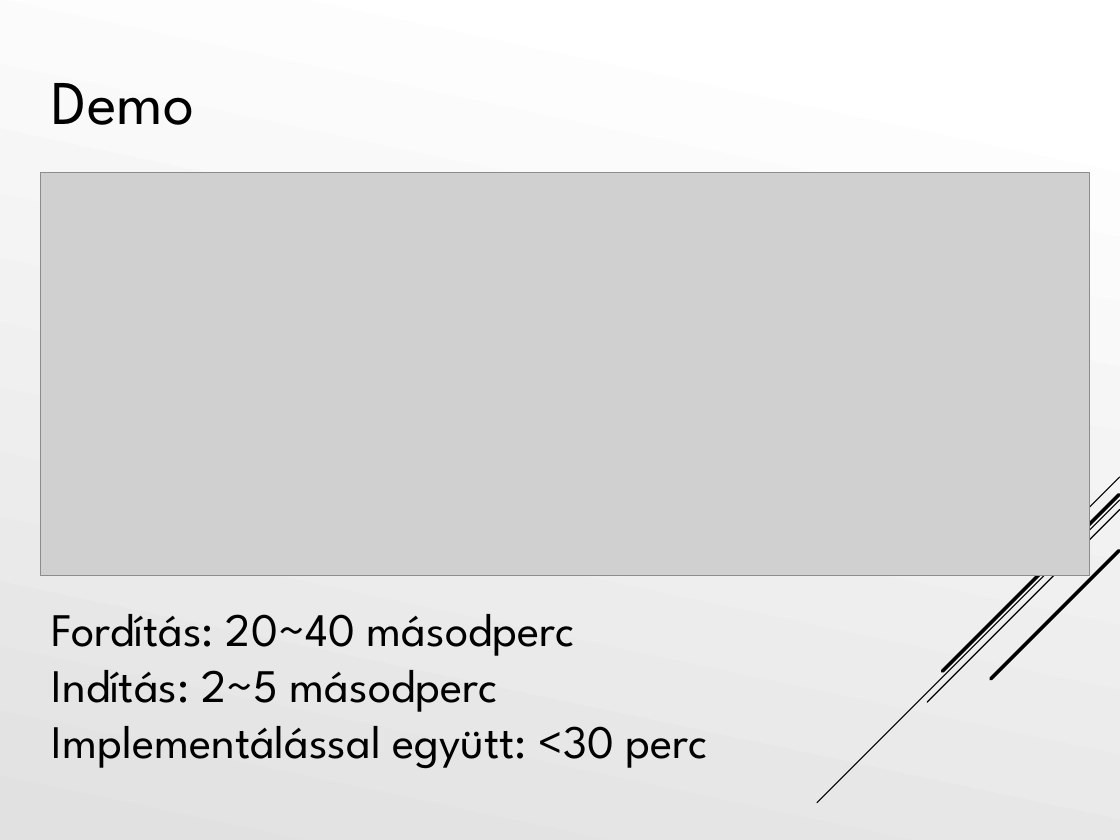
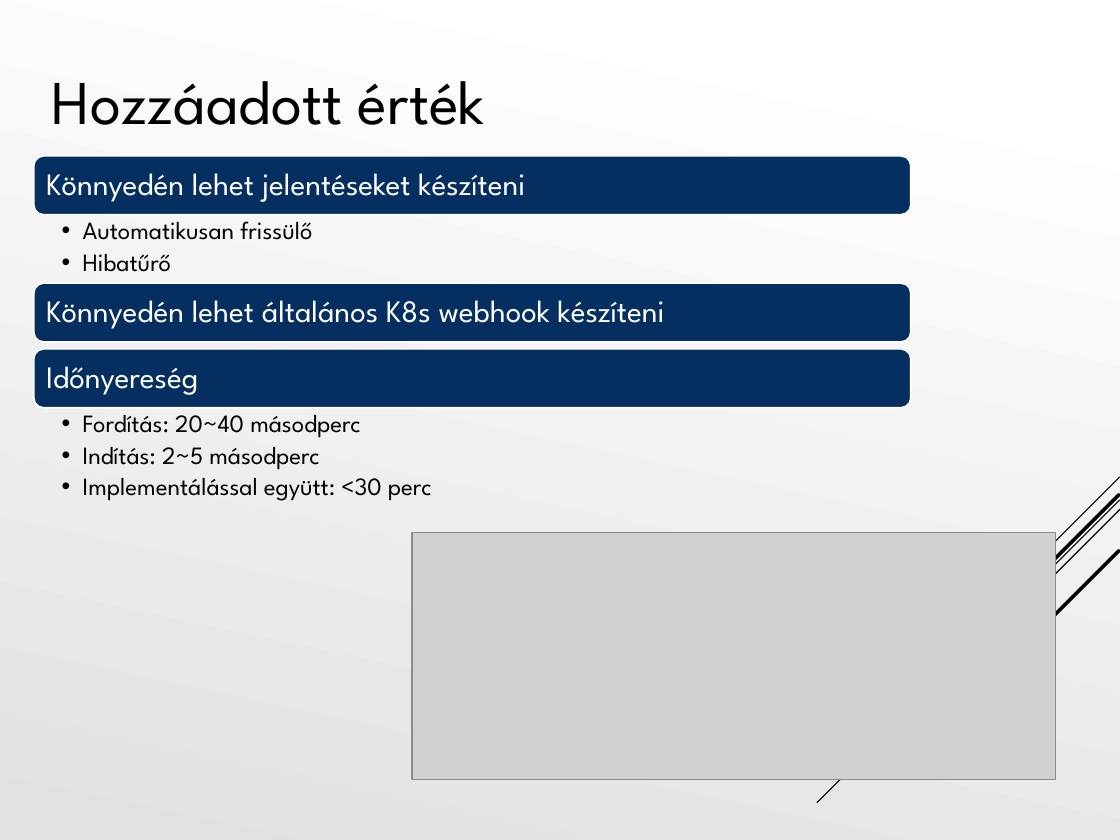
Before and after one commit to Tiegris/KonstrainR, a slide deck: slide 14 of ppt/prezi.pptx (slide 15 before the commit). Drawn at 1120x840 pixels with LibreOffice and Linux fonts; fonts in the diff are those of the drawing; grey boxes stand for pictures. Boxes give left, top, right and bottom in pixels: in the first picture for what was removed or moved away, otherwise in the second. Text is boxed around its words. In the diff, an @@ line names an element or a change of style, - is before the commit and + after.

```diff
--- a/ppt/prezi.pptx
+++ b/ppt/prezi.pptx
@@ title at <box>52,81,485,125</box>: text changed @@
-Demo
+Hozzáadott érték
@@ group added at <box>34,156,911,408</box>: 4 texts, 3 rounded rectangles @@
+Könnyedén lehet jelentéseket készíteni
+  • Automatikusan frissülő
+  • Hibatűrő
+Könnyedén lehet általános K8s webhook készíteni
+Időnyereség
@@ text "Fordítás: 20~40 másodperc": place and size @@
-text "Fordítás: 20~40 másodperc" at <box>52,614,708,769</box>
+text "Fordítás: 20~40 másodperc" at <box>83,415,432,501</box>
@@ text "Fordítás: 20~40 másodperc" at <box>83,415,432,501</box>: size 30 to 16 pt; bullet none to •; list level 1 to 2 in "Fordítás: 20~40 másodperc"; line spacing 1 to 0.9; list level 1 to 2 in "Indítás: 2~5 másodperc"; list level 1 to 2 in "Implementálással együtt: <30 perc" @@
@@ picture: place and size @@
-picture at <box>40,172,1089,575</box>
+picture at <box>412,532,1056,778</box>
```
Also in this commit, not shown: 9 other slides changed, 5 slides added, 5 slides removed, 1 other file.
